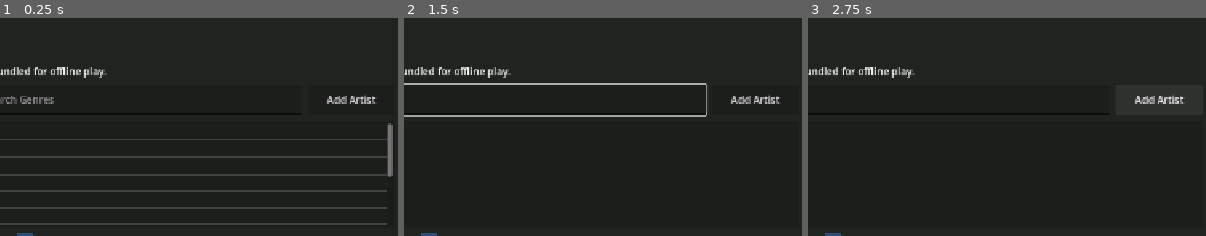
Above: before the commit, frames 1-3 (left to right).
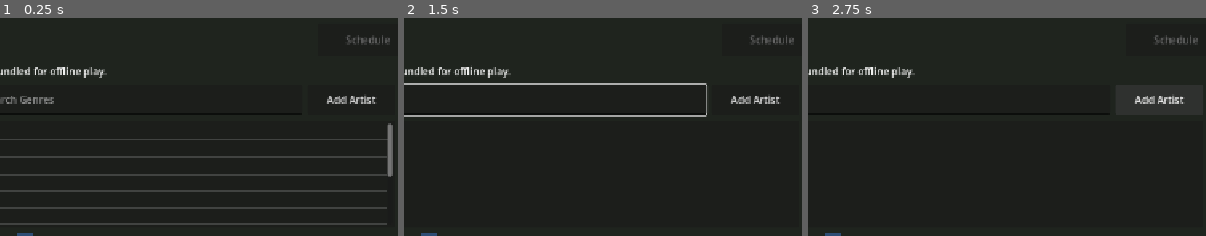
Above: after the commit, the same moments.

Repository: Ponacko/Festivalthegame
Game: Godot game, scene res://scenes/main.tscn
Same seed, same stepped clock (60 frames per second), same inputs: the game is played once before the commit and once after it.
Inputs (mouse positions are % of the whole screen's width and height, from its top left):
- Up to frame 1 (0.25 s): no input
- Up to frame 2 (1.5 s): click (24, 19) at 0.52 s; type "Alex" at 0.6 s; click (65, 19) at 0.75 s; type "12" at 0.83 s; click (93, 5) at 1.25 s, where only the run after the commit has a clickable "Schedule"
- Up to frame 3 (2.75 s): click "Add Artist" at 2 s
The pictures show only the part of the screen within x 47-97%, y 0-50%; the shares and areas given below are measured in that part.

The runs differ from the first frame. In frame 1, 0.2% of the frame differs, in the area x 87-98%, y 7-13%; in frame 2, 0.2%; in frame 3, 0.2%.

Commit message:
feat: add Schedule Conflicts and planner (#4)

Diff:
--- a/festivalthegame/scenes/main.tscn
+++ b/festivalthegame/scenes/main.tscn
@@ -1,10 +1,11 @@
-[gd_scene load_steps=6 format=3]
+[gd_scene load_steps=7 format=3]
 
 [ext_resource type="Script" path="res://scripts/main.gd" id="1"]
 [ext_resource type="PackedScene" path="res://scenes/player.tscn" id="2"]
 [ext_resource type="Script" path="res://scripts/ui/hud.gd" id="3"]
 [ext_resource type="Script" path="res://scripts/systems/enjoyment.gd" id="4"]
 [ext_resource type="PackedScene" path="res://scenes/run_setup.tscn" id="5"]
+[ext_resource type="PackedScene" path="res://scenes/schedule.tscn" id="6"]
 
 [node name="Main" type="Node2D"]
 script = ExtResource("1")
@@ -27,3 +28,9 @@
 layer = 10
 
 [node name="RunSetup" parent="SetupLayer" instance=ExtResource("5")]
+
+[node name="PlannerLayer" type="CanvasLayer" parent="."]
+layer = 8
+
+[node name="Schedule" parent="PlannerLayer" instance=ExtResource("6")]
+visible = false
--- /dev/null
+++ b/festivalthegame/scenes/schedule.tscn
@@ -0,0 +1,73 @@
+[gd_scene load_steps=2 format=3]
+
+[ext_resource type="Script" path="res://scripts/ui/schedule_view.gd" id="1"]
+
+[node name="Schedule" type="Control"]
+layout_mode = 3
+anchors_preset = 15
+anchor_right = 1.0
+anchor_bottom = 1.0
+grow_horizontal = 2
+grow_vertical = 2
+script = ExtResource("1")
+
+[node name="Panel" type="PanelContainer" parent="."]
+layout_mode = 1
+anchors_preset = 15
+anchor_right = 1.0
+anchor_bottom = 1.0
+grow_horizontal = 2
+grow_vertical = 2
+
+[node name="Margin" type="MarginContainer" parent="Panel"]
+layout_mode = 2
+theme_override_constants/margin_left = 36
+theme_override_constants/margin_top = 24
+theme_override_constants/margin_right = 36
+theme_override_constants/margin_bottom = 24
+
+[node name="Content" type="VBoxContainer" parent="Panel/Margin"]
+layout_mode = 2
+theme_override_constants/separation = 10
+
+[node name="Title" type="Label" parent="Panel/Margin/Content"]
+layout_mode = 2
+theme_override_font_sizes/font_size = 26
+text = "Festival Schedule"
+
+[node name="Days" type="HBoxContainer" parent="Panel/Margin/Content"]
+layout_mode = 2
+theme_override_constants/separation = 8
+
+[node name="Day1" type="Button" parent="Panel/Margin/Content/Days"]
+custom_minimum_size = Vector2(120, 48)
+layout_mode = 2
+size_flags_horizontal = 3
+text = "Day 1"
+
+[node name="Day2" type="Button" parent="Panel/Margin/Content/Days"]
+custom_minimum_size = Vector2(120, 48)
+layout_mode = 2
+size_flags_horizontal = 3
+text = "Day 2"
+
+[node name="Day3" type="Button" parent="Panel/Margin/Content/Days"]
+custom_minimum_size = Vector2(120, 48)
+layout_mode = 2
+size_flags_horizontal = 3
+text = "Day 3"
+
+[node name="Sets" type="ScrollContainer" parent="Panel/Margin/Content"]
+layout_mode = 2
+size_flags_vertical = 3
+horizontal_scroll_mode = 0
+
+[node name="SetList" type="VBoxContainer" parent="Panel/Margin/Content/Sets"]
+layout_mode = 2
+size_flags_horizontal = 3
+theme_override_constants/separation = 4
+
+[node name="Close" type="Button" parent="Panel/Margin/Content"]
+custom_minimum_size = Vector2(0, 52)
+layout_mode = 2
+text = "Back to Festival"
--- a/festivalthegame/scripts/domain/festival_set.gd
+++ b/festivalthegame/scripts/domain/festival_set.gd
@@ -17,3 +17,6 @@
 
 func is_active(total_minutes: float) -> bool:
 	return total_minutes >= start_minute and total_minutes < end_minute
+
+func overlaps(other: FestivalSet) -> bool:
+	return start_minute < other.end_minute and other.start_minute < end_minute
--- /dev/null
+++ b/festivalthegame/scripts/domain/schedule_conflict.gd
@@ -0,0 +1,10 @@
+class_name ScheduleConflict
+extends RefCounted
+## Two desirable Sets whose overlap forces a planning choice.
+
+var first: FestivalSet
+var second: FestivalSet
+
+func _init(p_first: FestivalSet, p_second: FestivalSet) -> void:
+	first = p_first
+	second = p_second
--- a/festivalthegame/scripts/main.gd
+++ b/festivalthegame/scripts/main.gd
@@ -3,10 +3,15 @@
 ## Lineup and handles dev hotkeys; gameplay lives in the autoloads and child nodes.
 
 @onready var _setup: RunSetupView = $SetupLayer/RunSetup
+@onready var _hud: CanvasLayer = $Hud
+@onready var _schedule: ScheduleView = $PlannerLayer/Schedule
 var _stage_views: Array[StageView] = []
+var _planner_was_paused := false
 
 func _ready() -> void:
 	_setup.configuration_submitted.connect(_on_configuration_submitted)
+	_hud.schedule_requested.connect(_open_schedule)
+	_schedule.closed.connect(_on_schedule_closed)
 	_open_setup()
 	_spawn_stage_views()
 
@@ -24,6 +29,7 @@
 
 func _open_setup() -> void:
 	Clock.paused = true
+	_schedule.hide()
 	_setup.reset()
 	_setup.show()
 
@@ -32,6 +38,16 @@
 	_spawn_stage_views()
 	_setup.hide()
 	Clock.paused = false
+
+func _open_schedule() -> void:
+	if Game.lineup == null or _setup.visible:
+		return
+	_planner_was_paused = Clock.paused
+	Clock.paused = true
+	_schedule.show_schedule(Game.lineup, FestivalTime.day(Clock.total_minutes))
+
+func _on_schedule_closed() -> void:
+	Clock.paused = _planner_was_paused
 
 func _unhandled_input(event: InputEvent) -> void:
 	if event is InputEventKey and event.pressed and not event.echo:
--- a/festivalthegame/scripts/systems/festival_generator.gd
+++ b/festivalthegame/scripts/systems/festival_generator.gd
@@ -34,23 +34,48 @@
 	var slots := _build_slots(lineup.stages, rng)
 	var pools := _build_genre_pools(configuration, catalog, graph)
 	var used_names := {}
+	for favorite in configuration.favorites:
+		used_names[favorite.artist_name.to_lower()] = true
 	var affinity := ArtistAffinity.new(graph)
+	var favorite_slots := _favorite_slot_map(configuration.favorites.size(), slots.size())
+	var nonfavorite_index := 0
 
 	for index in range(slots.size()):
 		var slot: Dictionary = slots[index]
 		var stage: Stage = slot.stage
 		var artist: Artist
-		if index < configuration.favorites.size():
-			var favorite: FavoriteArtistPreference = configuration.favorites[index]
+		if favorite_slots.has(index):
+			var favorite: FavoriteArtistPreference = configuration.favorites[favorite_slots[index]]
 			artist = Artist.new(favorite.artist_name, favorite.genre_id, _popularity_for(stage, rng), true)
 		else:
-			var genre := _choose_genre(index - configuration.favorites.size(), pools, rng)
+			var forced_genre: GenreEntry = null
+			if configuration.favorites.size() == 1 and index == SETS_PER_STAGE_DAY:
+				forced_genre = catalog.find_by_id(configuration.favorites[0].genre_id)
+			var genre := forced_genre if forced_genre != null else _choose_genre(nonfavorite_index, pools, rng)
 			artist = Artist.new(_unique_artist_name(used_names, rng), genre.id, _popularity_for(stage, rng))
+			nonfavorite_index += 1
 		used_names[artist.name.to_lower()] = true
 		artist.affinity = affinity.for_artist(artist, configuration.favorites)
 		lineup.artists.append(artist)
 		lineup.sets.append(FestivalSet.new(artist, stage, slot.start, slot.end))
 	return lineup
+
+static func _favorite_slot_map(favorite_count: int, slot_count: int) -> Dictionary:
+	var result := {}
+	var preferred := [0, SETS_PER_STAGE_DAY, SETS_PER_STAGE_DAY * 2, SETS_PER_STAGE_DAY * 3]
+	var favorite_index := 0
+	for slot_index in preferred:
+		if favorite_index >= favorite_count or slot_index >= slot_count:
+			break
+		result[slot_index] = favorite_index
+		favorite_index += 1
+	var slot_index := 0
+	while favorite_index < favorite_count and slot_index < slot_count:
+		if not result.has(slot_index):
+			result[slot_index] = favorite_index
+			favorite_index += 1
+		slot_index += 1
+	return result
 
 static func _build_stages() -> Array[Stage]:
 	return [
--- /dev/null
+++ b/festivalthegame/scripts/systems/schedule_planner.gd
@@ -0,0 +1,40 @@
+class_name SchedulePlanner
+extends RefCounted
+## Read model for browsing the Lineup and identifying desirable overlaps.
+
+const DESIRABLE_AFFINITY := 0.80
+
+static func sets_for_day(lineup: Lineup, festival_day: int) -> Array[FestivalSet]:
+	var result: Array[FestivalSet] = []
+	var day_index := festival_day - 1
+	if day_index < 0 or day_index >= FestivalGenerator.DAY_COUNT:
+		return result
+	for festival_set in lineup.sets:
+		if int(festival_set.start_minute / FestivalTime.MINUTES_PER_DAY) == day_index:
+			result.append(festival_set)
+	result.sort_custom(func(a: FestivalSet, b: FestivalSet) -> bool:
+		if a.start_minute == b.start_minute:
+			return a.stage.display_name < b.stage.display_name
+		return a.start_minute < b.start_minute)
+	return result
+
+static func conflicts(lineup: Lineup) -> Array[ScheduleConflict]:
+	var result: Array[ScheduleConflict] = []
+	var desirable: Array[FestivalSet] = []
+	for festival_set in lineup.sets:
+		if festival_set.artist.is_favorite or festival_set.artist.affinity >= DESIRABLE_AFFINITY:
+			desirable.append(festival_set)
+	for first_index in range(desirable.size()):
+		for second_index in range(first_index + 1, desirable.size()):
+			var first := desirable[first_index]
+			var second := desirable[second_index]
+			if first.stage != second.stage and first.overlaps(second):
+				result.append(ScheduleConflict.new(first, second))
+	return result
+
+static func conflicted_sets(lineup: Lineup) -> Dictionary:
+	var result := {}
+	for conflict in conflicts(lineup):
+		result[conflict.first] = true
+		result[conflict.second] = true
+	return result
--- a/festivalthegame/scripts/ui/hud.gd
+++ b/festivalthegame/scripts/ui/hud.gd
@@ -1,6 +1,8 @@
 extends CanvasLayer
 ## Debug HUD (slice 1): shows the festival clock, Run stats, and a bar per Need.
 ## Built in code to avoid hand-authoring a deep scene tree.
+
+signal schedule_requested
 
 var _info: Label
 var _enjoy: Label
@@ -8,6 +10,19 @@
 var _enjoy_node: Node
 
 func _ready() -> void:
+	var schedule_button := Button.new()
+	schedule_button.name = "ScheduleButton"
+	schedule_button.text = "Schedule"
+	schedule_button.custom_minimum_size = Vector2(160, 52)
+	schedule_button.anchor_left = 1.0
+	schedule_button.anchor_right = 1.0
+	schedule_button.offset_left = -172.0
+	schedule_button.offset_top = 12.0
+	schedule_button.offset_right = -12.0
+	schedule_button.offset_bottom = 64.0
+	schedule_button.pressed.connect(func() -> void: schedule_requested.emit())
+	add_child(schedule_button)
+
 	var margin := MarginContainer.new()
 	margin.add_theme_constant_override("margin_left", 12)
 	margin.add_theme_constant_override("margin_top", 12)
--- /dev/null
+++ b/festivalthegame/scripts/ui/schedule_view.gd
@@ -0,0 +1,70 @@
+class_name ScheduleView
+extends Control
+## Touch-first Lineup planner grouped by Festival Day.
+
+signal closed
+
+@onready var _title: Label = $Panel/Margin/Content/Title
+@onready var _set_list: VBoxContainer = $Panel/Margin/Content/Sets/SetList
+
+var _lineup: Lineup
+var _catalog: GenreCatalog
+var _conflicted := {}
+var _day := 1
+var _row_labels: Array[Label] = []
+
+func _ready() -> void:
+	_catalog = GenreCatalog.load_bundled()
+	$Panel/Margin/Content/Days/Day1.pressed.connect(func() -> void: _show_day(1))
+	$Panel/Margin/Content/Days/Day2.pressed.connect(func() -> void: _show_day(2))
+	$Panel/Margin/Content/Days/Day3.pressed.connect(func() -> void: _show_day(3))
+	$Panel/Margin/Content/Close.pressed.connect(_on_close)
+
+func show_schedule(lineup: Lineup, festival_day: int) -> void:
+	_lineup = lineup
+	_conflicted = SchedulePlanner.conflicted_sets(lineup)
+	show()
+	_show_day(clampi(festival_day, 1, FestivalGenerator.DAY_COUNT))
+
+func displayed_day() -> int:
+	return _day
+
+func displayed_set_count() -> int:
+	return _row_labels.size()
+
+func rendered_text() -> String:
+	var lines := PackedStringArray()
+	for label in _row_labels:
+		lines.append(label.text)
+	return "\n".join(lines)
+
+func _show_day(festival_day: int) -> void:
+	_day = festival_day
+	_title.text = "Festival Day %d Schedule" % festival_day
+	for child in _set_list.get_children():
+		child.queue_free()
+	_row_labels.clear()
+	if _lineup == null:
+		return
+	for festival_set in SchedulePlanner.sets_for_day(_lineup, festival_day):
+		var genre := _catalog.find_by_id(festival_set.artist.genre_id)
+		var favorite := " ★" if festival_set.artist.is_favorite else ""
+		var warning := "  ⚠ CONFLICT" if _conflicted.has(festival_set) else ""
+		var row := Label.new()
+		row.custom_minimum_size = Vector2(0, 38)
+		row.autowrap_mode = TextServer.AUTOWRAP_WORD_SMART
+		row.text = "%s–%s  |  %s  |  %s%s  |  %s%s" % [
+			FestivalTime.clock_string(festival_set.start_minute),
+			FestivalTime.clock_string(festival_set.end_minute),
+			festival_set.stage.display_name,
+			festival_set.artist.name,
+			favorite,
+			genre.display_name if genre else festival_set.artist.genre_id,
+			warning,
+		]
+		_set_list.add_child(row)
+		_row_labels.append(row)
+
+func _on_close() -> void:
+	hide()
+	closed.emit()
--- a/festivalthegame/tests/test_main_setup_scene.gd
+++ b/festivalthegame/tests/test_main_setup_scene.gd
@@ -25,6 +25,15 @@
 		"submitting setup generates the complete Festival")
 	check(not Clock.paused, "Festival time starts after setup")
 
+	var schedule_button := main.get_node_or_null("Hud/ScheduleButton") as Button
+	var schedule := main.get_node_or_null("PlannerLayer/Schedule") as ScheduleView
+	check(schedule_button != null and schedule != null, "playable HUD exposes the schedule planner")
+	schedule_button.pressed.emit()
+	check(schedule.visible and Clock.paused, "opening the planner pauses without moving Festival time")
+	var close_button := schedule.get_node("Panel/Margin/Content/Close") as Button
+	close_button.pressed.emit()
+	check(not schedule.visible and not Clock.paused, "closing the planner resumes the Festival")
+
 	if failures == 0:
 		print("ALL MAIN SETUP TESTS PASSED")
 	else:
--- /dev/null
+++ b/festivalthegame/tests/test_schedule.gd
@@ -0,0 +1,63 @@
+extends SceneTree
+## Public-seam tests for deliberate Schedule Conflicts and planner data.
+
+var failures := 0
+var catalog := GenreCatalog.load_bundled()
+var graph := GenreGraph.load_bundled()
+
+func _initialize() -> void:
+	test_multiple_favorites_conflict()
+	test_single_favorite_conflicts_with_desirable_set()
+	test_day_schedule_is_sorted_and_complete()
+	quit(1 if failures > 0 else 0)
+
+func check(condition: bool, message: String) -> void:
+	if condition:
+		print("  ok: ", message)
+	else:
+		failures += 1
+		printerr("  FAIL: ", message)
+
+func test_multiple_favorites_conflict() -> void:
+	print("Favorite Schedule Conflicts:")
+	var config := RunConfiguration.new()
+	config.add_favorite("Metal Favorite", "cc28f5aa-5e19-487c-88e1-e56b022f1fdd")
+	config.add_favorite("Pop Favorite", "911c7bbb-172d-4df8-9478-dbff4296e791")
+	for seed_value in range(1, 26):
+		var lineup := FestivalGenerator.generate(config, seed_value, catalog, graph)
+		var conflicts := SchedulePlanner.conflicts(lineup)
+		if not conflicts.any(func(conflict: ScheduleConflict) -> bool:
+			return conflict.first.artist.is_favorite and conflict.second.artist.is_favorite):
+			check(false, "two configured Favorite Artists overlap across generation seeds")
+			return
+	check(true, "two configured Favorite Artists overlap across generation seeds")
+
+func test_single_favorite_conflicts_with_desirable_set() -> void:
+	print("Single-favorite Schedule Conflict:")
+	var config := RunConfiguration.new()
+	config.add_favorite("Only Favorite", "cc28f5aa-5e19-487c-88e1-e56b022f1fdd")
+	for seed_value in range(1, 26):
+		var lineup := FestivalGenerator.generate(config, seed_value, catalog, graph)
+		var conflicts := SchedulePlanner.conflicts(lineup)
+		if not conflicts.any(func(conflict: ScheduleConflict) -> bool:
+			var other := conflict.second.artist if conflict.first.artist.is_favorite else conflict.first.artist
+			return (conflict.first.artist.is_favorite or conflict.second.artist.is_favorite) and other.affinity >= 0.80):
+			check(false, "one Favorite Artist overlaps a desirable Set across generation seeds")
+			return
+	check(true, "one Favorite Artist overlaps a desirable Set across generation seeds")
+
+func test_day_schedule_is_sorted_and_complete() -> void:
+	print("Schedule planner data:")
+	var config := RunConfiguration.new()
+	config.add_favorite("Favorite", "cc28f5aa-5e19-487c-88e1-e56b022f1fdd")
+	var lineup := FestivalGenerator.generate(config, 101, catalog, graph)
+	var total := 0
+	for day in range(1, FestivalGenerator.DAY_COUNT + 1):
+		var day_sets := SchedulePlanner.sets_for_day(lineup, day)
+		total += day_sets.size()
+		for index in range(1, day_sets.size()):
+			if day_sets[index].start_minute < day_sets[index - 1].start_minute:
+				check(false, "each Festival Day is sorted by Set start time")
+				return
+	check(total == lineup.sets.size(), "browsing all Festival Days includes every Set exactly once")
+	check(SchedulePlanner.conflicted_sets(lineup).size() >= 2, "planner can mark both sides of a conflict")
--- /dev/null
+++ b/festivalthegame/tests/test_schedule_scene.gd
@@ -0,0 +1,47 @@
+extends Node
+## Scene-level planner journey through its user-facing controls.
+
+var failures := 0
+var closed := false
+
+func _ready() -> void:
+	var config := RunConfiguration.new()
+	config.add_favorite("Metal Favorite", "cc28f5aa-5e19-487c-88e1-e56b022f1fdd")
+	config.add_favorite("Pop Favorite", "911c7bbb-172d-4df8-9478-dbff4296e791")
+	var lineup := FestivalGenerator.generate(
+		config, 77, GenreCatalog.load_bundled(), GenreGraph.load_bundled())
+	var planner: ScheduleView = load("res://scenes/schedule.tscn").instantiate()
+	add_child(planner)
+	planner.closed.connect(func() -> void: closed = true)
+	planner.show_schedule(lineup, 1)
+
+	check(planner.visible and planner.displayed_day() == 1, "planner opens on the requested Festival Day")
+	check(planner.displayed_set_count() == 36, "one Festival Day lists all 36 Sets")
+	var day_one_text := planner.rendered_text()
+	check(day_one_text.contains("Metal Favorite") and day_one_text.contains("★"),
+		"Favorite Artists are clearly marked")
+	check(day_one_text.contains("CONFLICT"), "deliberate Schedule Conflicts are clearly marked")
+	check(day_one_text.contains("Main Stage") and day_one_text.contains("metal"),
+		"rows show Stage and Genre details")
+
+	var day_two := planner.get_node("Panel/Margin/Content/Days/Day2") as Button
+	day_two.pressed.emit()
+	check(planner.displayed_day() == 2 and planner.displayed_set_count() == 36,
+		"the player can browse another Festival Day")
+
+	var close_button := planner.get_node("Panel/Margin/Content/Close") as Button
+	close_button.pressed.emit()
+	check(closed and not planner.visible, "the close control dismisses the planner")
+
+	if failures == 0:
+		print("ALL SCHEDULE SCENE TESTS PASSED")
+	else:
+		printerr("%d SCHEDULE SCENE TEST(S) FAILED" % failures)
+	get_tree().quit(1 if failures > 0 else 0)
+
+func check(condition: bool, message: String) -> void:
+	if condition:
+		print("  ok: ", message)
+	else:
+		failures += 1
+		printerr("  FAIL: ", message)
--- /dev/null
+++ b/festivalthegame/tests/test_schedule_scene.tscn
@@ -0,0 +1,6 @@
+[gd_scene load_steps=2 format=3]
+
+[ext_resource type="Script" path="res://tests/test_schedule_scene.gd" id="1"]
+
+[node name="TestSchedule" type="Node"]
+script = ExtResource("1")
Not shown, added: festivalthegame/scripts/domain/schedule_conflict.gd.uid
Not shown, added: festivalthegame/scripts/systems/schedule_planner.gd.uid
Not shown, added: festivalthegame/scripts/ui/schedule_view.gd.uid
Not shown, added: festivalthegame/tests/test_schedule.gd.uid
Not shown, added: festivalthegame/tests/test_schedule_scene.gd.uid
